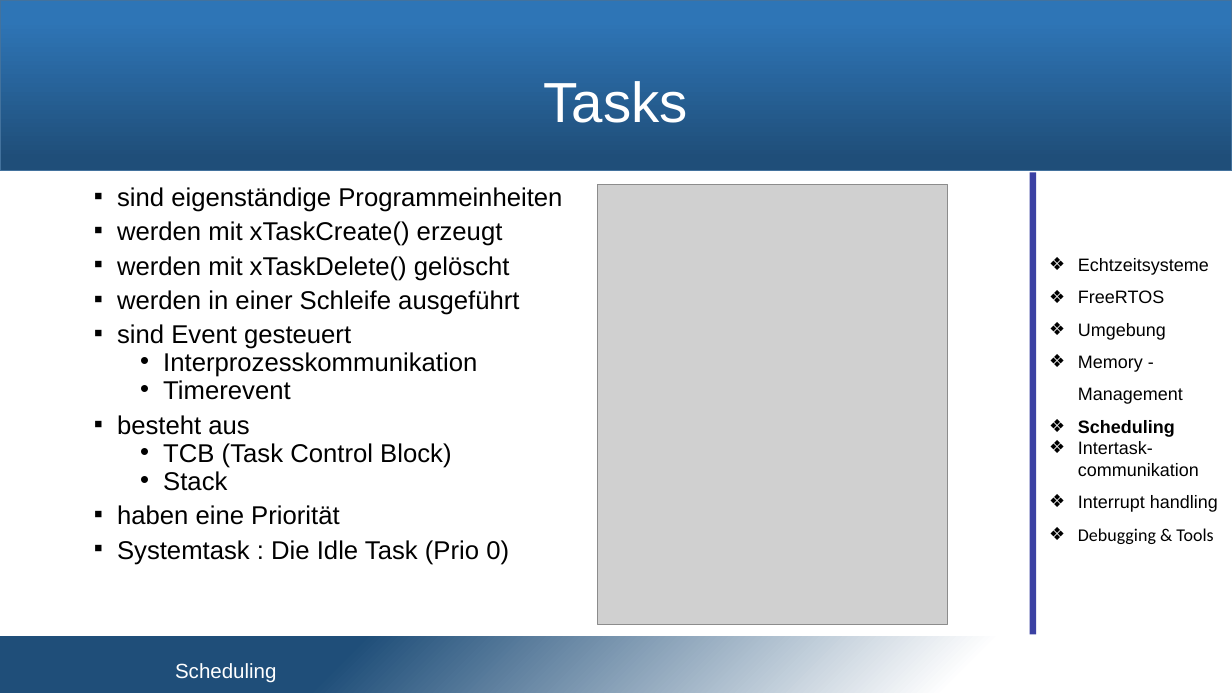
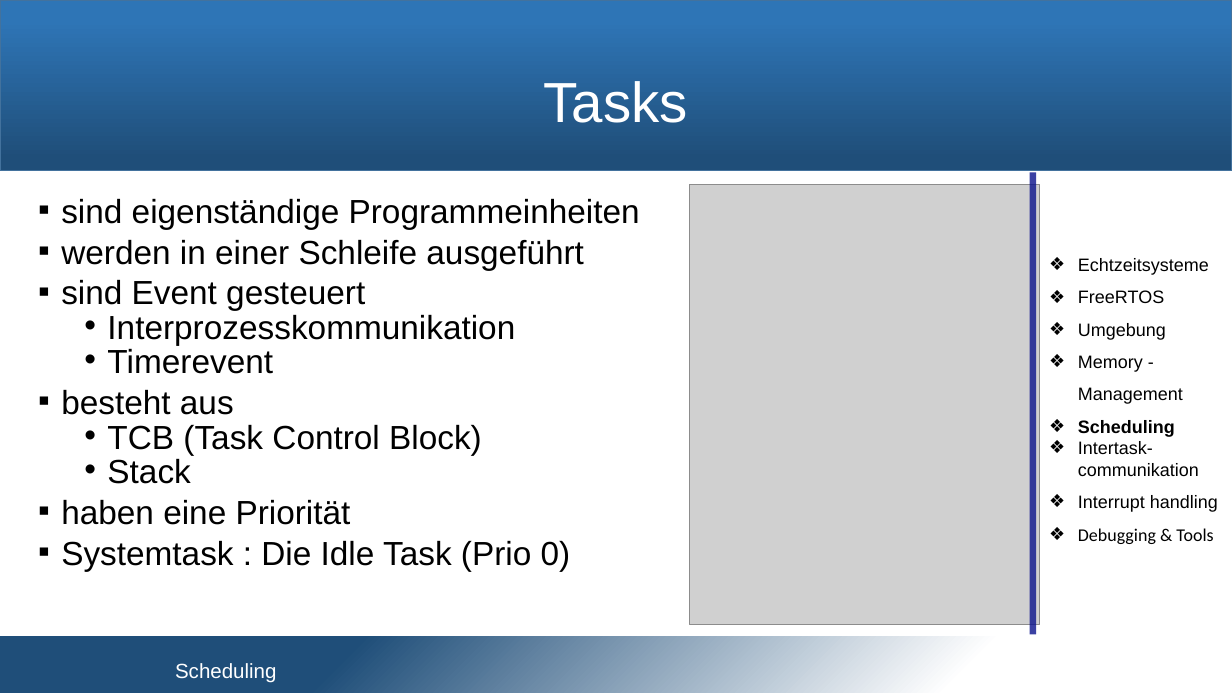
Before and after one commit to snobz/Seminar_BS_2017, a slide deck: slide 13 of Päsi/Seminar Betriebssysteme.pptx. Drawn at 1232x693 pixels with LibreOffice and Linux fonts; fonts in the diff are those of the drawing; grey boxes stand for pictures; background and template pictures are left out. Boxes give left, top, right and bottom in pixels: in the first picture for what was removed or moved away, otherwise in the second. Text is boxed around its words. In the diff, an @@ line names an element or a change of style, - is before the commit and + after.

```diff
--- a/Päsi/Seminar Betriebssysteme.pptx
+++ b/Päsi/Seminar Betriebssysteme.pptx
@@ text "sind eigenständige Programmeinheiten": place and size @@
-text "sind eigenständige Programmeinheiten" at [117,187,562,565]
+text "sind eigenständige Programmeinheiten" at [61,198,640,571]
@@ text "sind eigenständige Programmeinheiten" at [61,198,640,571]: size 20 to 26 pt @@
@@ picture: place and size @@
-picture at [598,184,948,624]
+picture at [689,185,1040,625]
@@ text at [117,221,510,281]: paragraphs removed @@
-▪ werden mit xTaskCreate() erzeugt
-▪ werden mit xTaskDelete() gelöscht
```
Also in this commit, not shown: 3 other slides changed.
